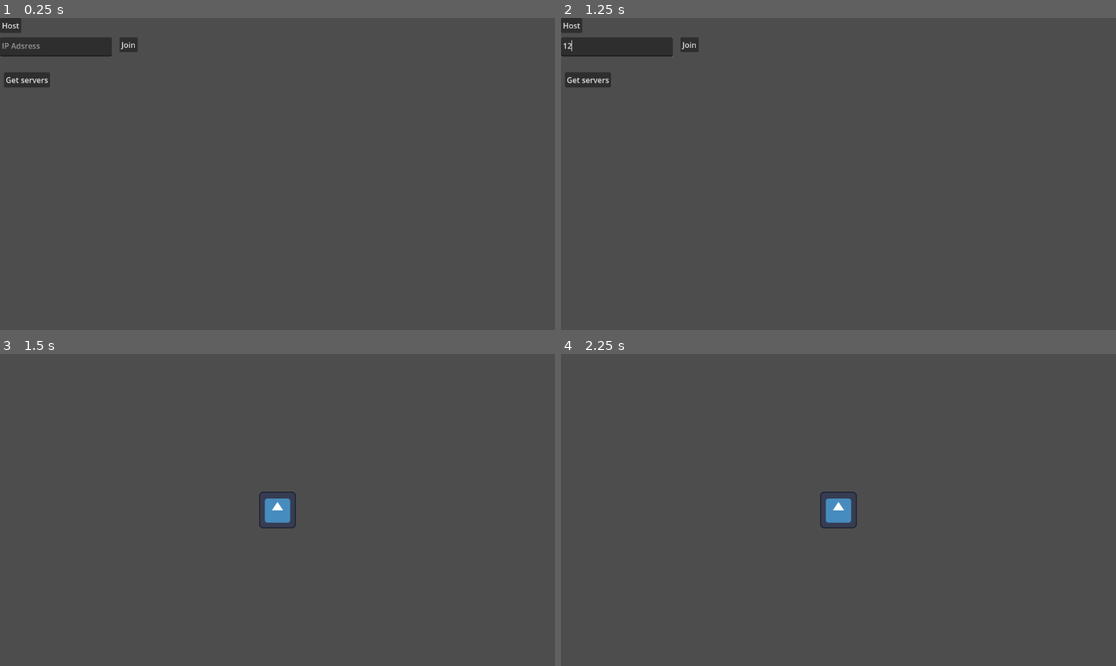
Above: before the commit, frames 1-4 (two rows, left to right).
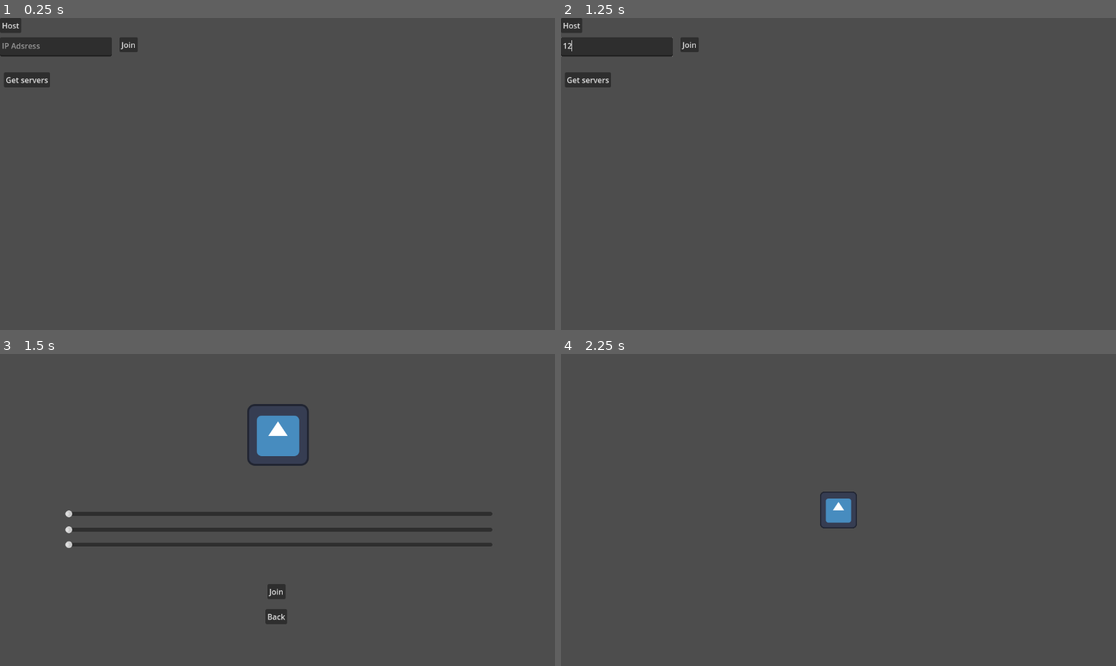
Above: after the commit, the same moments.

Repository: M41T4P-GAMES/Overworked
Game: Godot game, scene res://Scenes/menu.tscn
Two runs of this game, one before a commit and one after it. Both use one fixed random seed, a clock stepped at 60 frames per second and the inputs below. The engine's default icon, where the game draws it, is replaced by a stand-in: a white triangle on a blue panel in a dark square.
Inputs (mouse positions are in pixels of both pictures, inside the frame that each line leads up to):
- Up to frame 1 (0.25 s): no input
- Up to frame 2 (1.25 s): click (616, 46) at 0.52 s; type "12" at 0.6 s
- Up to frame 3 (1.5 s): click "Host" at 1.25 s
- Up to frame 4 (2.25 s): click (838, 591) at 2 s, where only the run after the commit has a clickable "Join"

Frames 1-2 are identical in both runs. In frame 3, 4.7% of the frame differs, in the area x 11-89%, y 16-87%; in frame 4, nothing differs.

Commit message:
Added skins

Diff:
--- a/Scenes/menu.tscn
+++ b/Scenes/menu.tscn
@@ -1,6 +1,8 @@
-[gd_scene load_steps=2 format=3 uid="uid://cwpg4ek85x3n4"]
+[gd_scene load_steps=4 format=3 uid="uid://cwpg4ek85x3n4"]
 
 [ext_resource type="Script" uid="uid://cbyqfvacuxfnb" path="res://Scripts/menu.gd" id="1_1rerr"]
+[ext_resource type="Script" uid="uid://biocs0b60fi5q" path="res://Scripts/skin_change.gd" id="2_cayip"]
+[ext_resource type="Texture2D" uid="uid://dugfiin2drgr4" path="res://icon.svg" id="2_xhh6f"]
 
 [node name="Menu" type="Control"]
 layout_mode = 3
@@ -59,7 +61,59 @@
 [node name="VBoxContainer" type="VBoxContainer" parent="ServerBrowser/ScrollContainer"]
 layout_mode = 2
 
+[node name="SkinChange" type="Camera2D" parent="."]
+position = Vector2(1857, 324)
+enabled = false
+script = ExtResource("2_cayip")
+
+[node name="Preview" type="Sprite2D" parent="SkinChange"]
+position = Vector2(1, -156)
+texture = ExtResource("2_xhh6f")
+
+[node name="R" type="HSlider" parent="SkinChange"]
+offset_left = -441.0
+offset_right = 446.0
+offset_bottom = 16.0
+max_value = 1.0
+step = 0.005
+
+[node name="G" type="HSlider" parent="SkinChange"]
+offset_left = -441.0
+offset_top = 33.0
+offset_right = 446.0
+offset_bottom = 49.0
+max_value = 1.0
+step = 0.005
+
+[node name="B" type="HSlider" parent="SkinChange"]
+offset_left = -441.0
+offset_top = 64.0
+offset_right = 446.0
+offset_bottom = 80.0
+max_value = 1.0
+step = 0.005
+
+[node name="JoinServer" type="Button" parent="SkinChange"]
+offset_left = -21.0
+offset_top = 154.0
+offset_right = 17.0
+offset_bottom = 185.0
+text = "Join"
+
+[node name="Back" type="Button" parent="SkinChange"]
+offset_left = -25.0
+offset_top = 206.0
+offset_right = 20.0
+offset_bottom = 237.0
+text = "Back"
+
 [connection signal="pressed" from="Host" to="." method="_on_host_pressed"]
 [connection signal="pressed" from="Join" to="." method="_on_join_pressed"]
 [connection signal="pressed" from="Get_servers" to="." method="_on_get_servers_pressed"]
 [connection signal="timeout" from="browser_timer" to="." method="_on_browser_timer_timeout"]
+[connection signal="value_changed" from="SkinChange/R" to="SkinChange" method="_on_r_value_changed"]
+[connection signal="value_changed" from="SkinChange/G" to="SkinChange" method="_on_g_value_changed"]
+[connection signal="value_changed" from="SkinChange/B" to="SkinChange" method="_on_b_value_changed"]
+[connection signal="pressed" from="SkinChange/JoinServer" to="." method="_on_join_server_pressed"]
+[connection signal="pressed" from="SkinChange/JoinServer" to="SkinChange" method="_on_join_server_pressed"]
+[connection signal="pressed" from="SkinChange/Back" to="." method="_on_back_pressed"]
--- a/Scenes/player.tscn
+++ b/Scenes/player.tscn
@@ -14,6 +14,9 @@
 properties/0/path = NodePath(".:position")
 properties/0/spawn = true
 properties/0/replication_mode = 1
+properties/1/path = NodePath("Sprite2D:self_modulate")
+properties/1/spawn = true
+properties/1/replication_mode = 1
 
 [node name="Player" type="RigidBody2D"]
 gravity_scale = 0.0
--- /dev/null
+++ b/Scripts/global.gd
@@ -0,0 +1,3 @@
+extends Node
+
+var skin_color : Color
--- a/Scripts/menu.gd
+++ b/Scripts/menu.gd
@@ -4,23 +4,34 @@
 var server_browser_element_scene = preload("res://Scenes/server_browser_element.tscn")
 var peer = ENetMultiplayerPeer.new()
 
+var will_host = false
+var ip = ''
+
 func _ready() -> void:
 	multiplayer.connected_to_server.connect(_on_connected_to_server)
 
 func _on_host_pressed() -> void:
+	will_host = true
+	$SkinChange.enabled = true
+
+func _on_join_pressed() -> void:
+	will_host = false
+	ip = $ip.text
+	$SkinChange.enabled = true
+
+func _on_connected_to_server():
+	get_tree().change_scene_to_file("res://Scenes/main.tscn")
+
+func host():
 	peer.create_server(PORT, 3)
 	multiplayer.multiplayer_peer = peer
 	_on_connected_to_server()
 
-func _on_join_pressed() -> void:
-	var ip = $ip.text
+func join():
 	if ip == '':
 		ip = "localhost"
 	peer.create_client(ip, PORT)
 	multiplayer.multiplayer_peer = peer
-
-func _on_connected_to_server():
-	get_tree().change_scene_to_file("res://Scenes/main.tscn")
 
 
 func _on_get_servers_pressed() -> void:
@@ -43,9 +54,21 @@
 			$ServerBrowser/ScrollContainer/VBoxContainer.add_child(node)
 
 func _on_server_browser_button_pressed(ip):
-	$ip.text = ip
-	_on_join_pressed()
+	ip = ip
+	will_host = false
+	$SkinChange.enabled = true
 
 func _input(event: InputEvent) -> void:
 	if event.is_action_pressed("esc"):
 		$ServerBrowser.hide()
+
+
+func _on_join_server_pressed() -> void:
+	if will_host:
+		host()
+	else:
+		join()
+
+
+func _on_back_pressed() -> void:
+	$SkinChange.enabled = false
--- a/Scripts/player.gd
+++ b/Scripts/player.gd
@@ -9,6 +9,7 @@
 	set_multiplayer_authority(int(name))
 	if multiplayer.get_unique_id() == int(name):
 		$Camera2D.enabled = true
+		$Sprite2D.self_modulate = Global.skin_color
 
 func _input(event: InputEvent) -> void:
 	if is_multiplayer_authority():
--- /dev/null
+++ b/Scripts/skin_change.gd
@@ -0,0 +1,17 @@
+extends Camera2D
+
+
+func _on_r_value_changed(value: float) -> void:
+	$Preview.self_modulate.r = value
+
+
+func _on_g_value_changed(value: float) -> void:
+	$Preview.self_modulate.g = value
+
+
+func _on_b_value_changed(value: float) -> void:
+	$Preview.self_modulate.b = value
+
+
+func _on_join_server_pressed() -> void:
+	Global.skin_color = $Preview.self_modulate
--- a/project.godot
+++ b/project.godot
@@ -14,6 +14,10 @@
 run/main_scene="uid://cwpg4ek85x3n4"
 config/features=PackedStringArray("4.4", "Forward Plus")
 config/icon="res://icon.svg"
+
+[autoload]
+
+Global="*res://Scripts/global.gd"
 
 [input]
 
Not shown, added: Scripts/global.gd.uid
Not shown, added: Scripts/skin_change.gd.uid
